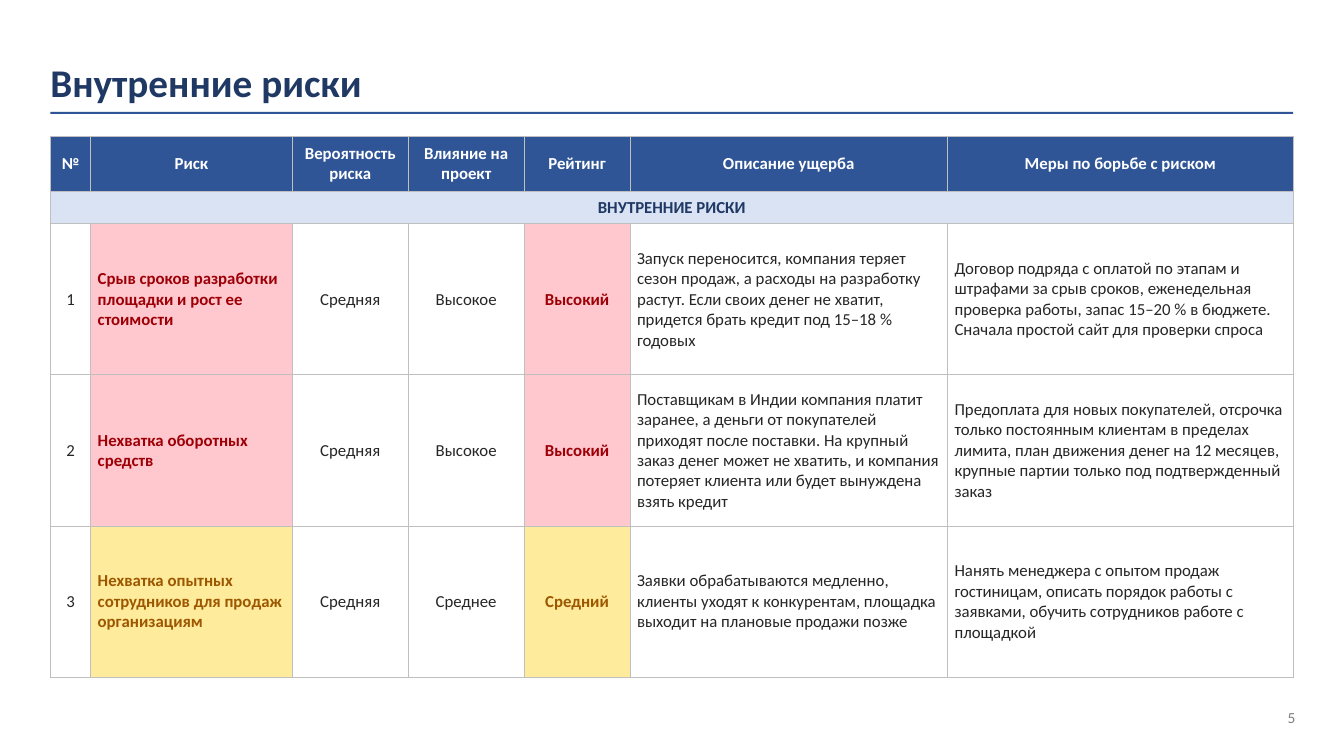
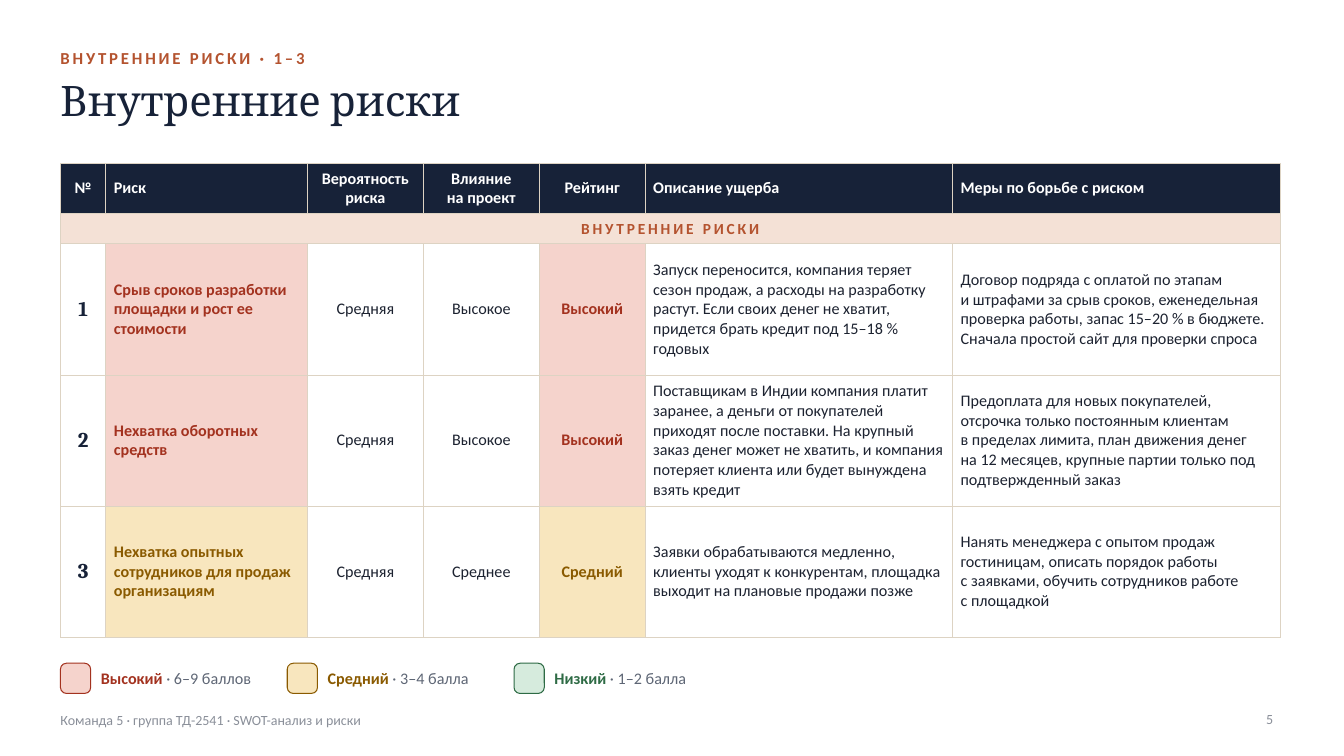
Before and after one commit to caesart966-web/first_reposirtory, a slide deck: slide 5 of komanda-5/02.11_SWOT_и_риски/Команда_5_SWOT_и_риски_презентация.pptx. Drawn at 1344x756 pixels with LibreOffice and Linux fonts; fonts in the diff are those of the drawing. Boxes give left, top, right and bottom in pixels: in the first picture for what was removed or moved away, otherwise in the second. Text is boxed around its words. In the diff, an @@ line names an element or a change of style, - is before the commit and + after.

```diff
--- a/komanda-5/02.11_SWOT_и_риски/Команда_5_SWOT_и_риски_презентация.pptx
+++ b/komanda-5/02.11_SWOT_и_риски/Команда_5_SWOT_и_риски_презентация.pptx
@@ text added at bbox=[60, 53, 305, 64], 12 pt, text #B4532F, bold @@
+ВНУТРЕННИЕ РИСКИ · 1–3
@@ title "Внутренние риски": place and size @@
-title "Внутренние риски" at bbox=[50, 71, 361, 103]
+title "Внутренние риски" at bbox=[60, 86, 460, 126]
@@ title "Внутренние риски" at bbox=[60, 86, 460, 126]: size 28 to 30 pt, font Calibri to Cambria, text colour #1F3864 to #172238, bold off; vertical alignment bottom to top @@
@@ line removed from (50, 113) to (1294, 113) @@
@@ table at bbox=[60, 163, 1280, 613] @@
@@ fill #2F5597 to #172238 in row 1 @@
@@ fill #DAE3F3 to #F4E1D6 in row 2, column 1 @@
@@ fill #FFC7CE to #F5D3CC in 4 cells @@
@@ fill #FFEB9C to #F8E6BE in 2 cells @@
@@ size 12 to 11.5 pt @@
@@ size 12 to 11 pt, text colour #1F3864 to #B4532F, letter spacing 0 to 2 pt in "ВНУТРЕННИЕ РИСКИ" @@
@@ size 12 to 15 pt, font Calibri to Cambria, text colour #262626 to #172238, bold on in "1", "2", "3" @@
@@ text colour #9C0006 to #A3321F in "Срыв сроков разработки площадки и рост ее ...", "Высокий", "Нехватка оборотных средств", "Высокий" @@
@@ text colour #262626 to #1C2230 in "Средняя", "Высокое", "Запуск переносится, компания теряет сезон продаж, а ...", "Договор подряда с оплатой по этапам и ..." and 8 more places @@
@@ text colour #9C5700 to #8A5A00 in "Нехватка опытных сотрудников для продаж организациям", "Средний" @@
@@ alignment centre to left @@
@@ borders changed @@
@@ table: place and size @@
-table at bbox=[50, 136, 1294, 645]
+table at bbox=[60, 163, 1280, 613]
@@ rounded rectangle added at bbox=[60, 663, 91, 694], fill #F5D3CC, outline #A3321F 0.75 pt @@
@@ text added at bbox=[101, 673, 251, 684], 11.5 pt, text #5E6675 @@
+Высокий · 6–9 баллов
@@ rounded rectangle added at bbox=[287, 663, 318, 694], fill #F8E6BE, outline #8A5A00 0.75 pt @@
@@ text added at bbox=[328, 673, 468, 687], 11.5 pt, text #5E6675 @@
+Средний · 3–4 балла
@@ rounded rectangle added at bbox=[514, 663, 544, 694], fill #D6EBDD, outline #2E6B45 0.75 pt @@
@@ text added at bbox=[554, 673, 686, 684], 11.5 pt, text #5E6675 @@
+Низкий · 1–2 балла
@@ text added at bbox=[60, 716, 361, 727], 10 pt, text #8A8F99 @@
+Команда 5 · группа ТД-2541 · SWOT-анализ и риски
@@ page number: place and size @@
-page number at bbox=[1288, 713, 1296, 723]
+page number at bbox=[1266, 715, 1273, 724]
@@ page number at bbox=[1266, 715, 1273, 724]: size 11 to 10 pt, text colour #7F7F7F to #8A8F99 @@
```
Also in this commit, not shown: 10 other slides changed, 3 other files.
